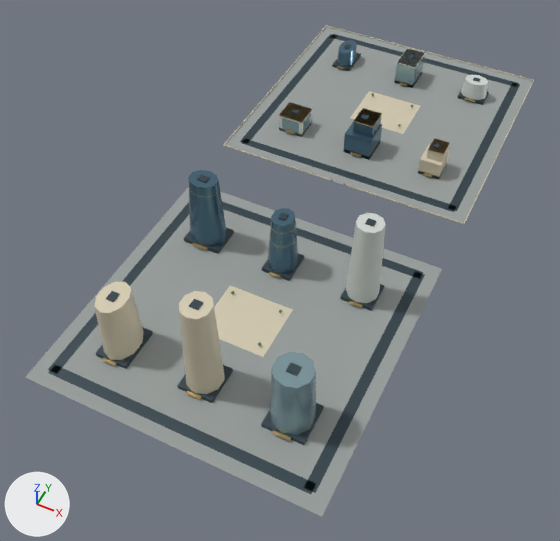
Two versions of the glTF model web/public/assets/3d/ampliworld/GC-CITY-2030/GC-TILE-12-22.glb, one commit apart.
Camera for both pictures: a 50 mm lens placed at (2061.0, -7668.0, 675.0), pointed at (1782.0, -7110.0, -23.0). Arrows for +X, +Y and +Z are at lower left; the lights stay in place. The picture after the commit comes second. Where no turn or scale is listed for an object, it has been applied to the vertices. Vertices at exactly the same position are counted once.

In view in the first picture: 'GC-TILE-12-22-blue', 'GC-TILE-12-22-dark', 'GC-TILE-12-22-glass', 'GC-TILE-12-22-gold', 'GC-TILE-12-22-ivory', 'GC-TILE-12-22-paving', 'GC-TILE-12-22-white' and 1 more.
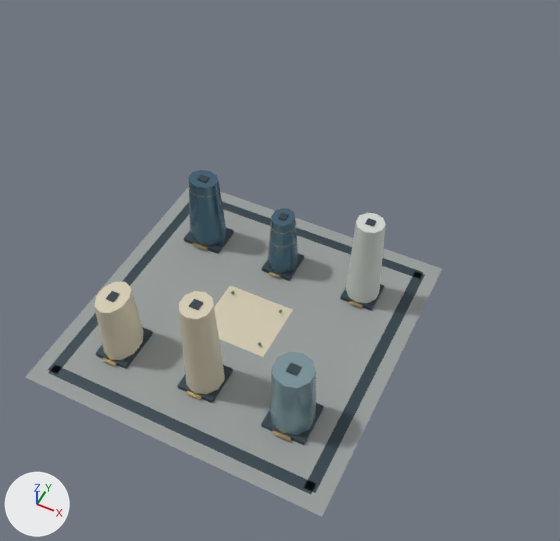
Where the change shows, as pixel boxes (x1, y1, x2, y2) in the pictures (560 x 541 px):
'GC-TILE-12-22-paving', reshaped (18% narrower, 33% shorter)
    before: (25, 27, 533, 517)
    after: (25, 187, 442, 517)
'GC-TILE-12-22-dark', reshaped (20% narrower, 30% shorter)
    before: (48, 34, 520, 494)
    after: (48, 174, 425, 494)
'GC-TILE-12-22-ivory', reshaped (55% narrower, 69% shorter)
    before: (95, 25, 534, 394)
    after: (95, 282, 293, 394)
'GC-TILE-12-22-blue', reshaped (43% narrower, 55% shorter)
    before: (188, 40, 382, 274)
    after: (188, 170, 298, 274)
'GC-TILE-12-22-glass', reshaped (70% narrower, 78% shorter)
    before: (270, 49, 425, 435)
    after: (270, 352, 316, 435)
'GC-TILE-12-22-white', reshaped (80% narrower, 64% shorter)
    before: (279, 48, 488, 303)
    after: (346, 213, 386, 303)
'GC-TILE-12-22-gold', reshaped (30% narrower, 32% shorter)
    before: (102, 66, 475, 441)
    after: (102, 188, 363, 441)
part 1 of me_mesh_0, deleted
    before: (225, 27, 533, 223)
part 2 of me_mesh_1, deleted
    before: (240, 34, 520, 212)
part 3 of me_mesh_2, deleted
    before: (223, 25, 534, 225)
part 4 of me_mesh_6, deleted
    before: (337, 40, 356, 67)
part 5 of me_mesh_6, deleted (blue)
    before: (344, 121, 382, 159)
part 6 of me_mesh_6, deleted
    before: (353, 108, 382, 138)
part 7 of me_mesh_5, deleted
    before: (279, 66, 475, 186)
part 8 of me_mesh_8, deleted
    before: (461, 75, 488, 100)
part 9 of me_mesh_8, deleted
    before: (397, 48, 425, 68)
part 10 of me_mesh_8, deleted
    before: (279, 103, 312, 137)
part 11 of me_mesh_7, deleted
    before: (282, 49, 425, 133)

Edits to the bpy script that builds the scene:
```text
Change me_mesh_0:
    used by ob_gc_tile_12_22_paving; location = (0.0, 0.0, 0.0)
    remove me_mesh_0.from_pydata(...)  # 16 vertices, 24 faces; spans x 1621.0..1959.0, y -7379.0..-6621.0, z 0.0
    add me_mesh_0.from_pydata(...)  # 8 vertices, 12 faces; spans x 1621.0..1959.0, y -7379.0..-7041.0, z 0.0
    me_mesh_0 part 1: the loose piece of 8 vertices spanning x 1621.0..1959.0, y -6959.0..-6621.0, z 0.0 is deleted
Change me_mesh_1:
    used by ob_gc_tile_12_22_dark; location = (0.0, 0.0, 0.0)
    remove me_mesh_1.from_pydata(...)  # 256 vertices, 384 faces; spans x 1636.0..1944.0, y -7364.0..-6636.0, z 0.0..124.0
    add me_mesh_1.from_pydata(...)  # 128 vertices, 192 faces; spans x 1636.0..1944.0, y -7364.0..-7056.0, z 0.0..124.0
    me_mesh_1 part 2: 16 loose pieces with 128 vertices, spanning x 1636.0..1944.0, y -6944.0..-6636.0, z 0.0..51.0, are deleted
Change me_mesh_2:
    used by ob_gc_tile_12_22_ivory; location = (0.0, 0.0, 0.0)
    remove me_mesh_2.from_pydata(...)  # 116 vertices, 188 faces; spans x 1620.0..1960.0, y -7324.0..-6620.0, z 0.0..122.0
    add me_mesh_2.from_pydata(...)  # 52 vertices, 92 faces; spans x 1672.0..1830.0, y -7324.0..-7174.0, z 0.0..122.0
    me_mesh_2 part 3: 8 loose pieces with 64 vertices, spanning x 1620.0..1960.0, y -6960.0..-6620.0, z 0.0..38.0, are deleted
Change me_mesh_5:
    used by ob_gc_tile_12_22_gold; location = (0.0, 0.0, 0.0)
    remove me_mesh_5.from_pydata(...)  # 664 vertices, 1164 faces; spans x 1669.0..1910.0, y -7328.0..-6677.0, z 0.0..105.0
    add me_mesh_5.from_pydata(...)  # 444 vertices, 792 faces; spans x 1669.0..1910.0, y -7328.0..-7100.0, z 4.0..105.0
    me_mesh_5 part 7: 17 loose pieces with 220 vertices, spanning x 1672.0..1907.0, y -6960.0..-6677.0, z 0.0..50.0, are deleted
Change me_mesh_6:
    used by ob_gc_tile_12_22_blue; location = (0.0, 0.0, 0.0)
    remove me_mesh_6.from_pydata(...)  # 82 vertices, 144 faces; spans x 1668.0..1809.0, y -7138.0..-6675.0, z 0.0..94.0
    add me_mesh_6.from_pydata(...)  # 44 vertices, 80 faces; spans x 1668.0..1807.0, y -7138.0..-7098.0, z 5.0..94.0
    me_mesh_6 part 4: the loose piece of 22 vertices spanning x 1677.0..1703.0, y -6721.0..-6675.0, z 4.0..26.0 is deleted
    me_mesh_6 part 5: the loose piece of 8 vertices spanning x 1771.0..1809.0, y -6898.0..-6858.0, z 0.0..31.0 is deleted
    me_mesh_6 part 6: the loose piece of 8 vertices spanning x 1780.0..1807.0, y -6891.0..-6860.0, z 31.0..50.0 is deleted
Change me_mesh_7:
    used by ob_gc_tile_12_22_glass; location = (0.0, 0.0, 0.0)
    remove me_mesh_7.from_pydata(...)  # 94 vertices, 148 faces; spans x 1673.0..1912.0, y -7321.0..-6677.0, z 0.0..84.0
    add me_mesh_7.from_pydata(...)  # 22 vertices, 40 faces; spans x 1868.0..1912.0, y -7321.0..-7275.0, z 5.0..84.0
    me_mesh_7 part 11: 9 loose pieces with 72 vertices, spanning x 1673.0..1804.0, y -6895.0..-6677.0, z 0.0..36.0, are deleted
Change me_mesh_8:
    used by ob_gc_tile_12_22_white; location = (0.0, 0.0, 0.0)
    remove me_mesh_8.from_pydata(...)  # 60 vertices, 104 faces; spans x 1673.0..1908.0, y -7136.0..-6677.0, z 0.0..113.0
    add me_mesh_8.from_pydata(...)  # 22 vertices, 40 faces; spans x 1872.0..1908.0, y -7136.0..-7100.0, z 5.0..113.0
    me_mesh_8 part 8: the loose piece of 22 vertices spanning x 1872.0..1908.0, y -6713.0..-6683.0, z 5.0..28.0 is deleted
    me_mesh_8 part 9: the loose piece of 8 vertices spanning x 1776.0..1804.0, y -6719.0..-6677.0, z 35.0..36.0 is deleted
    me_mesh_8 part 10: the loose piece of 8 vertices spanning x 1673.0..1707.0, y -6894.0..-6862.0, z 0.0..25.0 is deleted
```
